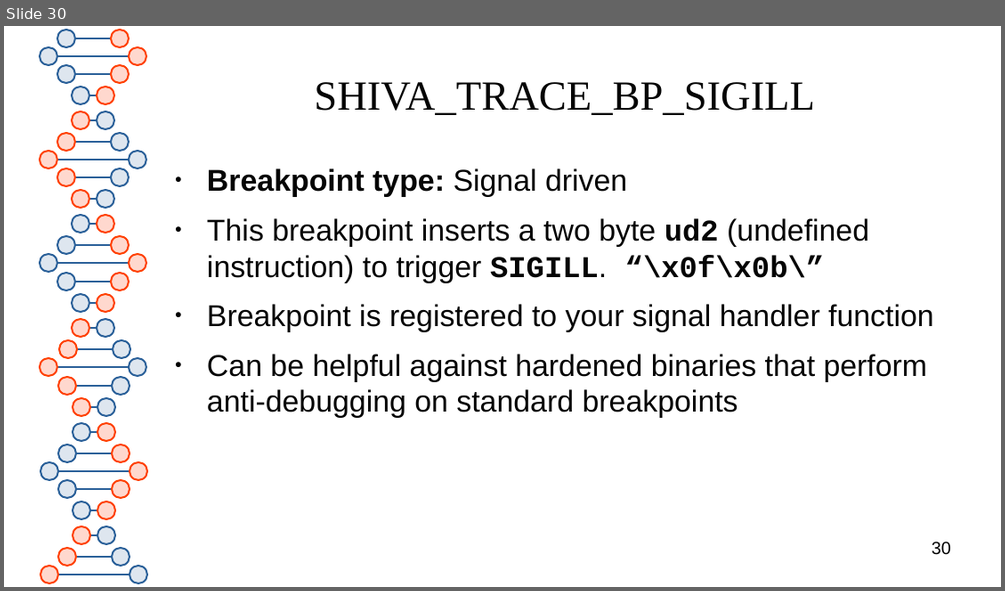
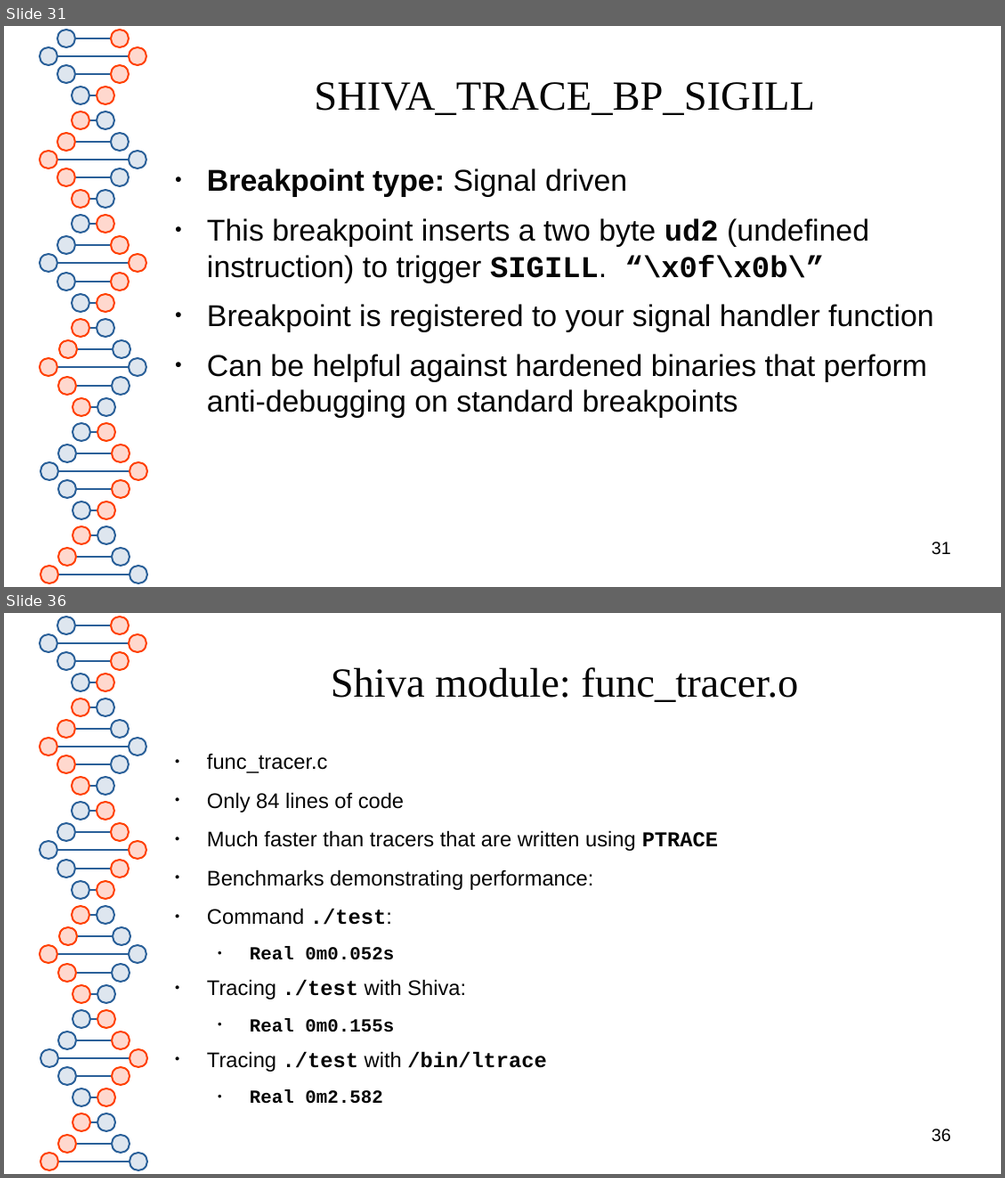
Before and after one commit to elfmaster/shiva, a slide deck: presentation/shiva_runtime.odp. Shown one above the other, each under a label of ours: slide 30 before the commit, slides 31 and 36 after it; the slides between them are not shown. The pictures are 1005x591 and 1005x1178 pixels, drawn with LibreOffice and Linux fonts; fonts in the diff are those of the drawing. Boxes give left, top, right and bottom in pixels: in the first picture for what was removed or moved away, otherwise in the second. Text is boxed around its words. In the diff, an @@ line names an element or a change of style, - is before the commit and + after.

```diff
--- a/presentation/shiva_runtime.odp
+++ b/presentation/shiva_runtime.odp
@@ slide 36 added at [4, 613, 1001, 1174], background #FFFFFF; not listed: 81 template elements that a slide beside it also shows @@
@@ title added at [331, 667, 798, 702], 33 pt, text #050505 @@
+Shiva module: func_tracer.o
@@ text added at [207, 754, 718, 1103], 16.8 pt, text #050505 @@
+● func_tracer.c
+● Only 84 lines of code
+● Much faster than tracers that are written using PTRACE
+● Benchmarks demonstrating performance:
+● Command ./test:
+  ● Real 0m0.052s
+● Tracing ./test with Shiva:
+  ● Real 0m0.155s
+● Tracing ./test with /bin/ltrace
+  ● Real 0m2.582
@@ page number added at [931, 1128, 951, 1142], 14 pt, text #000000 @@
+36
@@ what was slide 30 is now slide 31 @@
@@ page number at [931, 541, 951, 555]: text changed @@
-30
+31
```
Also in this commit, not shown: 9 slides changed, 8 other slides added, 1 other file.
